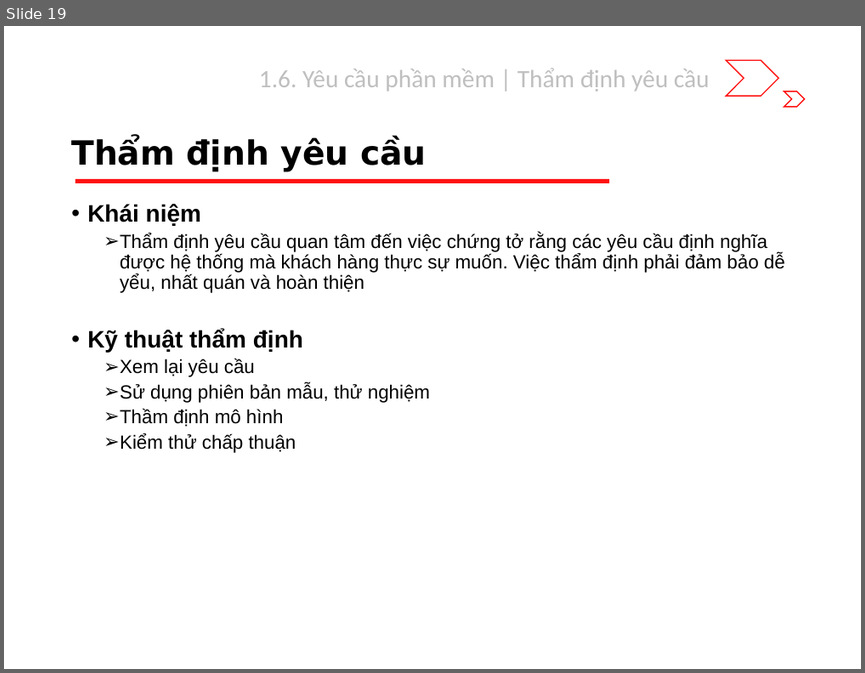
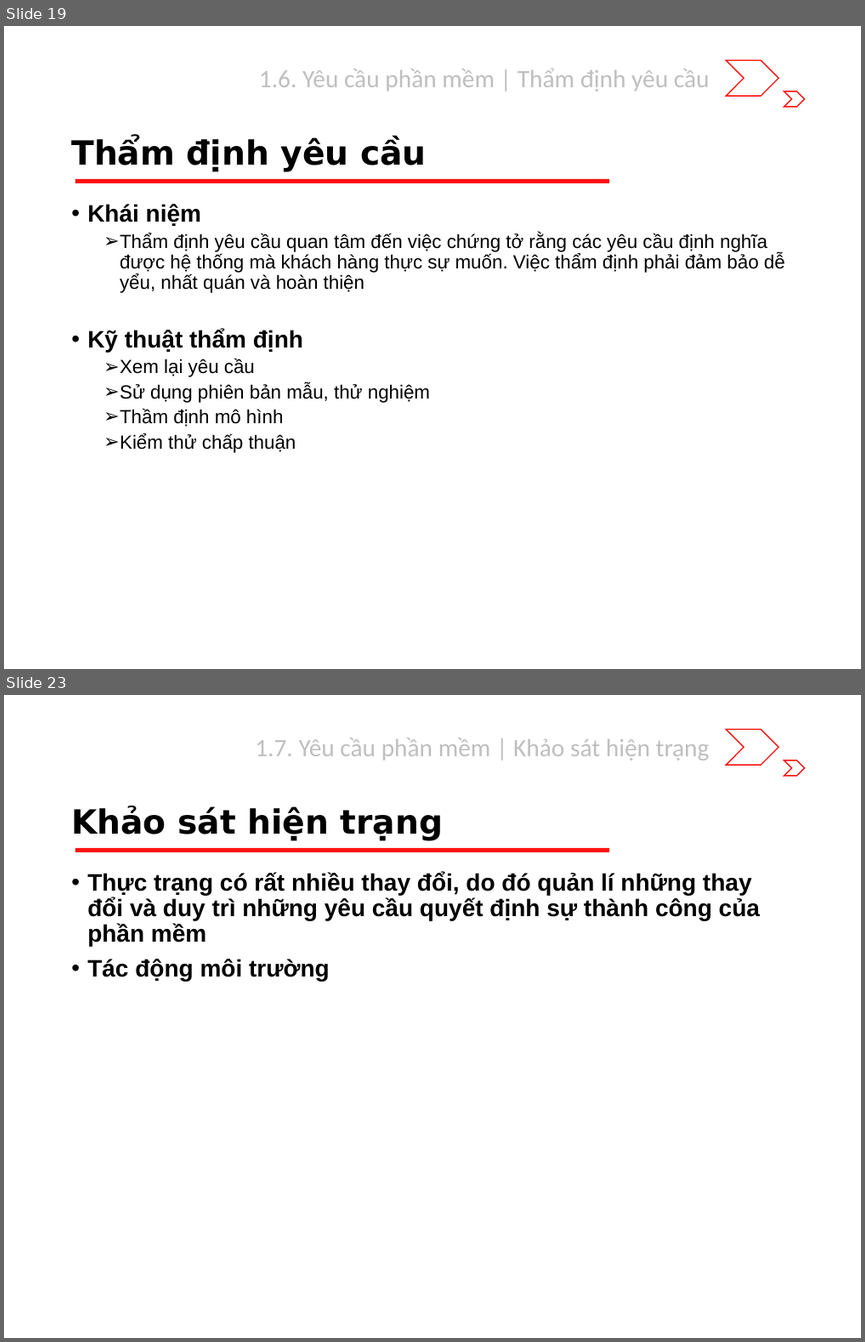
Before and after one commit to riverspart/uet-adv-sw-engineering, a slide deck: slide/dev/chapter_1/slide.pptx. Shown one above the other, each under a label of ours: slide 19 before the commit, slides 19 and 23 after it; the slides between them are not shown. The pictures are 865x673 and 865x1342 pixels, drawn with LibreOffice and Linux fonts; fonts in the diff are those of the drawing. Boxes give left, top, right and bottom in pixels: in the first picture for what was removed or moved away, otherwise in the second. Text is boxed around its words. In the diff, an @@ line names an element or a change of style, - is before the commit and + after.

```diff
--- a/slide/dev/chapter_1/slide.pptx
+++ b/slide/dev/chapter_1/slide.pptx
@@ slide 23 added at (x1=4, y1=695, x2=861, y2=1338), background #FFFFFF; not listed: 3 template elements that a slide beside it also shows @@
@@ text added at (x1=255, y1=737, x2=710, y2=760), 21 pt, text #BFBFBF @@
+1.7. Yêu cầu phần mềm | Khảo sát hiện trạng
@@ title added at (x1=71, y1=806, x2=443, y2=841), 28 pt, text #000000, bold @@
+Khảo sát hiện trạng
@@ text added at (x1=87, y1=872, x2=760, y2=981), 20 pt, text #000000, bold @@
+• Thực trạng có rất nhiều thay đổi, do đó quản lí những thay đổi và duy trì những yêu cầu quyết định sự thành công của phần mềm
+• Tác động môi trường
```
Also in this commit, not shown: 2 slides changed, 5 other slides added.
